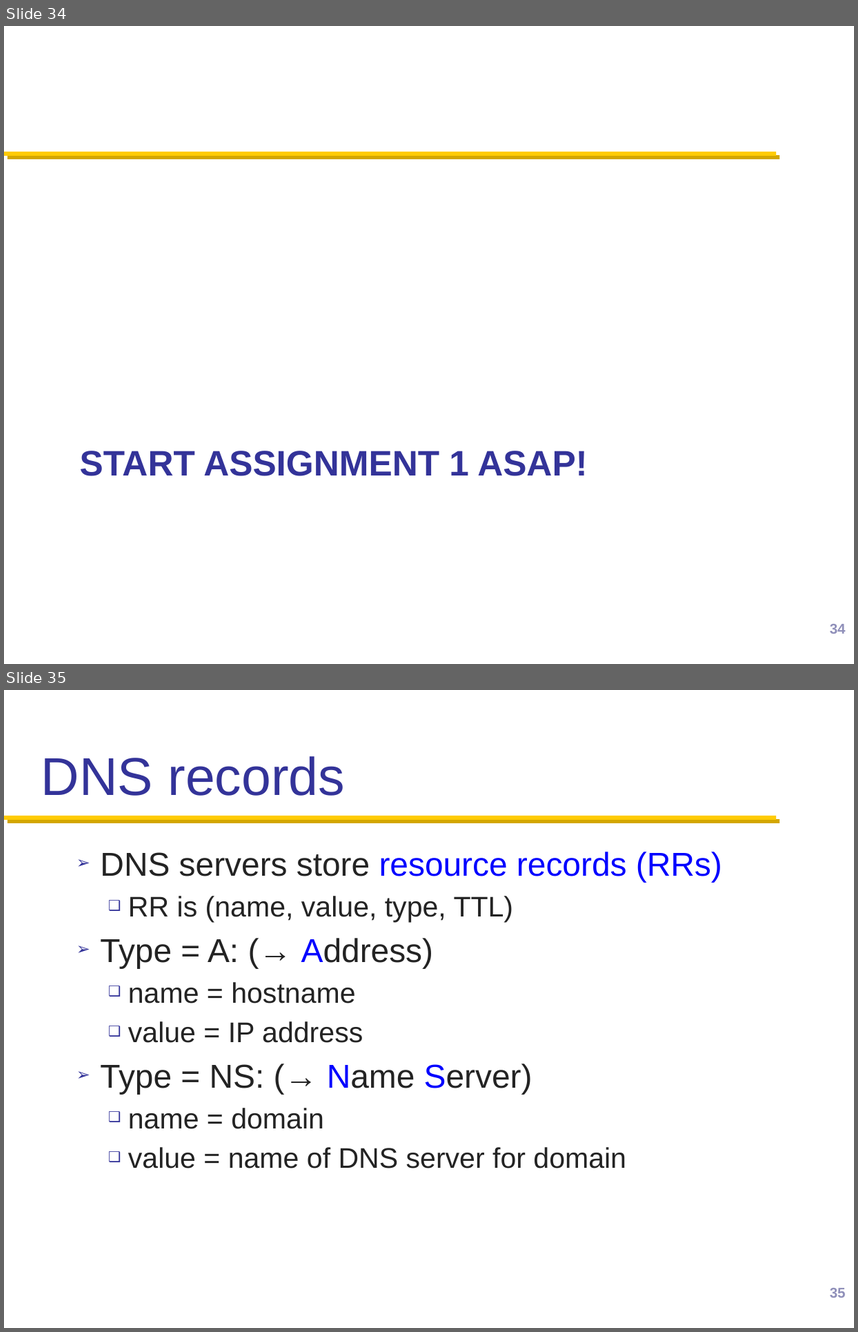
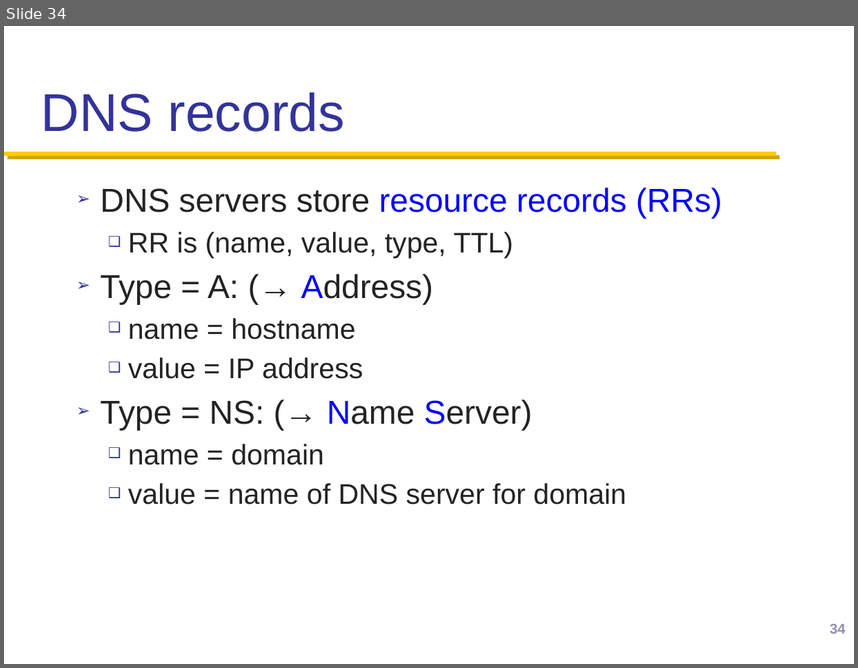
Before and after one commit to henryhxu/CSCI4430-ESTR4120, a slide deck: lectures/lec4.pptx. Shown one above the other, each under a label of ours: slides 34 and 35 before the commit, slide 34 after it. The pictures are 858x1332 and 858x668 pixels, drawn with LibreOffice and Linux fonts; fonts in the diff are those of the drawing; background and template pictures are left out. Boxes give left, top, right and bottom in pixels: in the first picture for what was removed or moved away, otherwise in the second. Text is boxed around its words. In the diff, an @@ line names an element or a change of style, - is before the commit and + after.

```diff
--- a/lectures/lec4.pptx
+++ b/lectures/lec4.pptx
@@ slide 34 removed at <box>4,26,854,664</box>, background #FFFFFF; not listed: 1 template element that a slide beside it also shows @@
@@ title removed at <box>80,450,588,476</box> @@
-START ASSIGNMENT 1 ASAP!
@@ page number removed at <box>830,624,846,633</box> @@
-34
@@ what was slide 35 is now slide 34 @@
@@ page number at <box>830,624,846,633</box>: text changed @@
-35
+34
```
Also in this commit, not shown: 1 slide changed.
